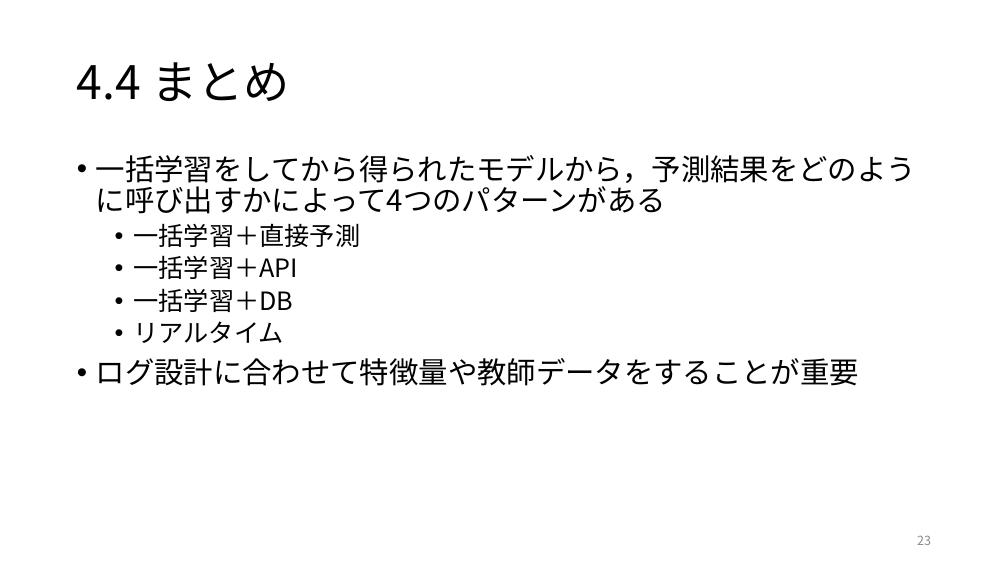
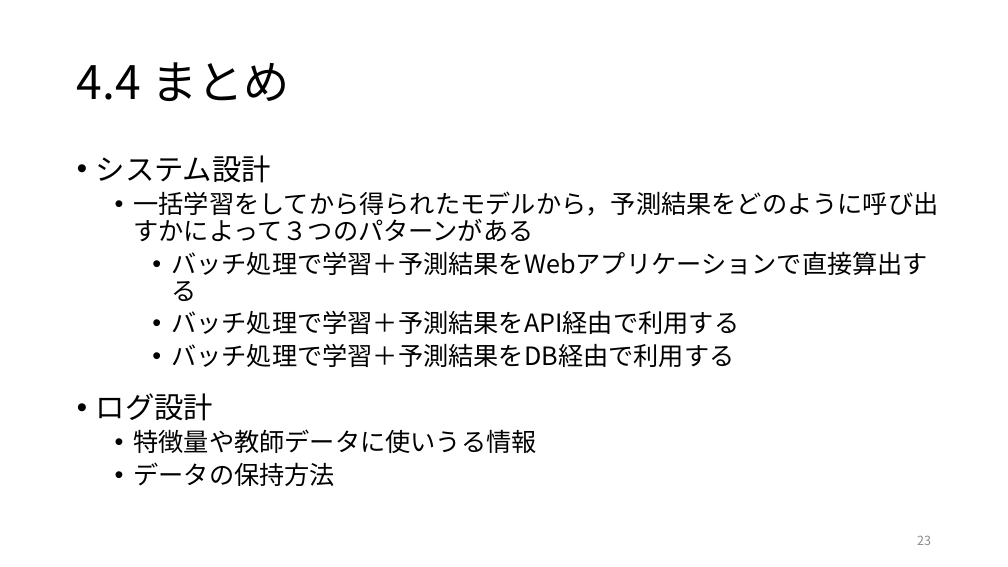
Before and after one commit to ryosuke-ku/Rinko, a slide deck: slide 23 of 仕事ではじめる機械学習第4章.pptx. Drawn at 1008x567 pixels with LibreOffice and Linux fonts; fonts in the diff are those of the drawing. Boxes give left, top, right and bottom in pixels: in the first picture for what was removed or moved away, otherwise in the second. Text is boxed around its words. In the diff, an @@ line names an element or a change of style, - is before the commit and + after.

```diff
--- a/仕事ではじめる機械学習第4章.pptx
+++ b/仕事ではじめる機械学習第4章.pptx
@@ text at <box>96,155,939,486</box>: text changed; size 28 to 24 pt @@
-• 一括学習をしてから得られたモデルから，予測結果をどのように呼び出すかによって4つのパターンがある
-  • 一括学習＋直接予測
-  • 一括学習＋API
-  • 一括学習＋DB
-  • リアルタイム
-• ログ設計に合わせて特徴量や教師データをすることが重要
+• システム設計
+  • 一括学習をしてから得られたモデルから，予測結果をどのように呼び出すかによって３つのパターンがある
+    • バッチ処理で学習＋予測結果をWebアプリケーションで直接算出する
+    • バッチ処理で学習＋予測結果をAPI経由で利用する
+    • バッチ処理で学習＋予測結果をDB経由で利用する
+• ログ設計
+  • 特徴量や教師データに使いうる情報
+  • データの保持方法
```
Also in this commit, not shown: 4 other slides changed, 2 other files.
